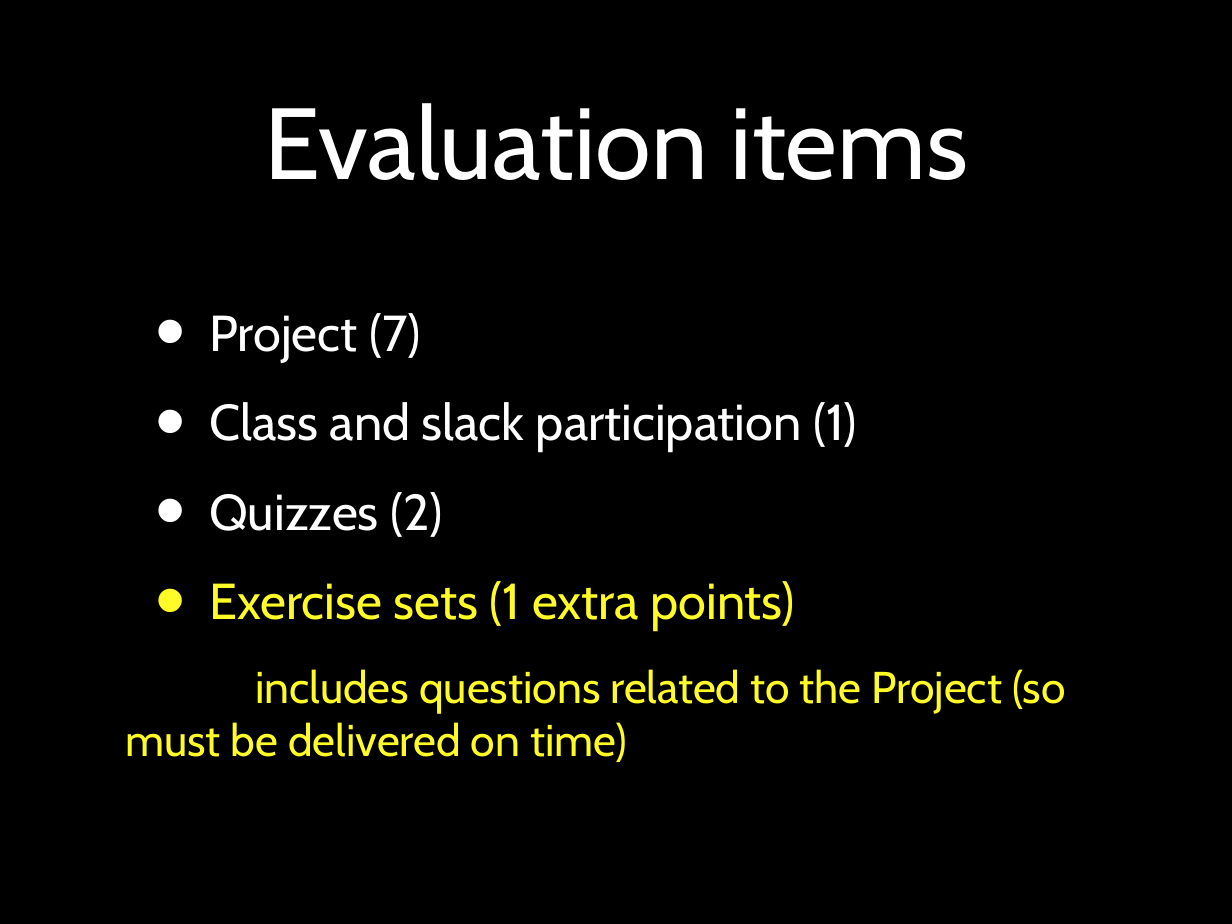
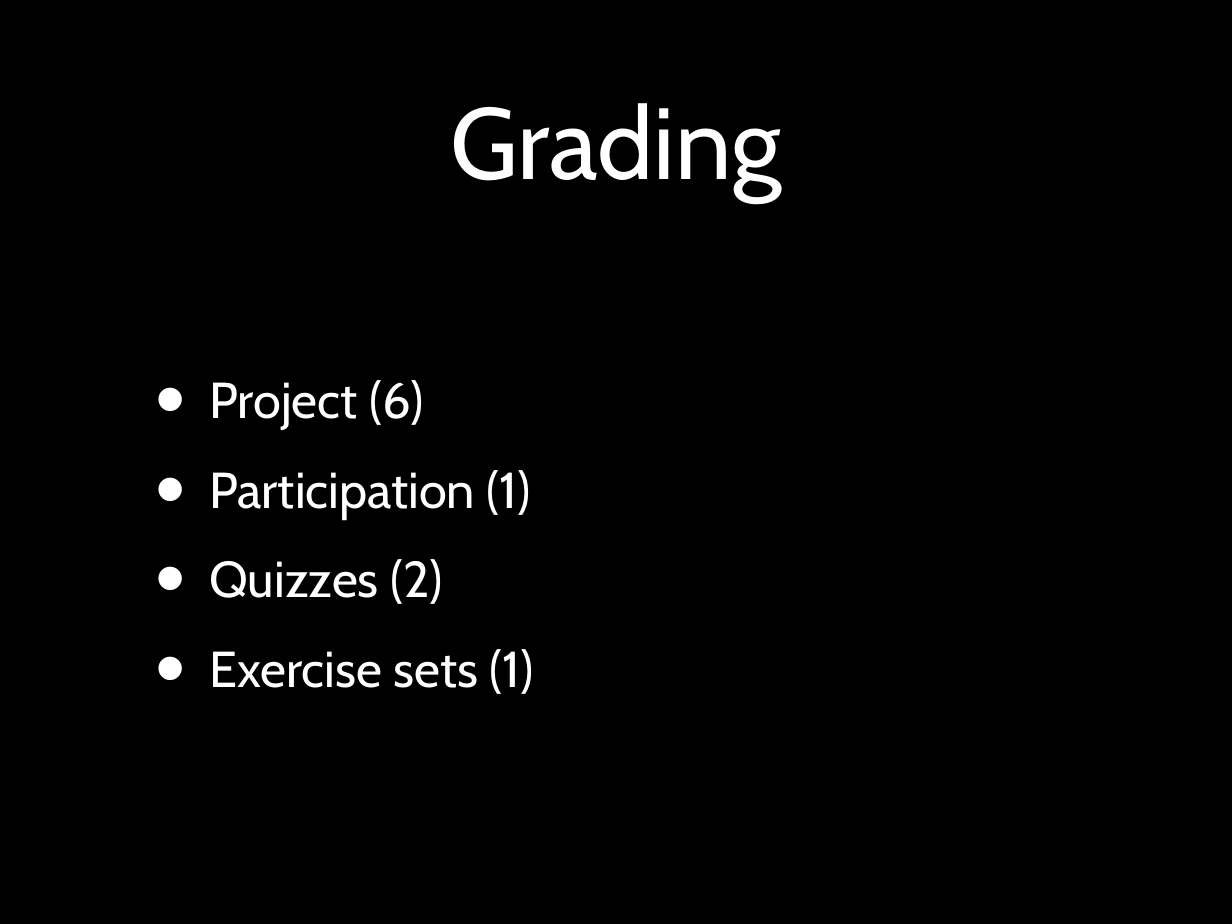
Before and after one commit to pauloborba/software-engineering-courses, a slide deck: slide 23 of Aulas/ApresentacaoEIntroducaoAESSGraduacao/CourseOverview.pptx (slide 24 before the commit). Drawn at 1232x924 pixels with LibreOffice and Linux fonts; fonts in the diff are those of the drawing. Boxes give left, top, right and bottom in pixels: in the first picture for what was removed or moved away, otherwise in the second. Text is boxed around its words. In the diff, an @@ line names an element or a change of style, - is before the commit and + after.

```diff
--- a/Aulas/ApresentacaoEIntroducaoAESSGraduacao/CourseOverview.pptx
+++ b/Aulas/ApresentacaoEIntroducaoAESSGraduacao/CourseOverview.pptx
@@ title at (450, 103, 782, 201): text changed @@
-Evaluation items
+Grading
@@ text at (209, 380, 530, 519): text changed @@
-• Project (7)
-• Class and slack participation (1)
+• Project (6)
+• Participation (1)
@@ text at (209, 649, 534, 694): text changed; size 37 to 42 pt; text colour #FEFB27 to #FFFFFF @@
-• Exercise sets (1 extra points)
-            includes questions related to the Project (so must be delivered on time)
+• Exercise sets (1)
```
Also in this commit, not shown: 5 other slides changed, 1 slide removed, 1 other file.
